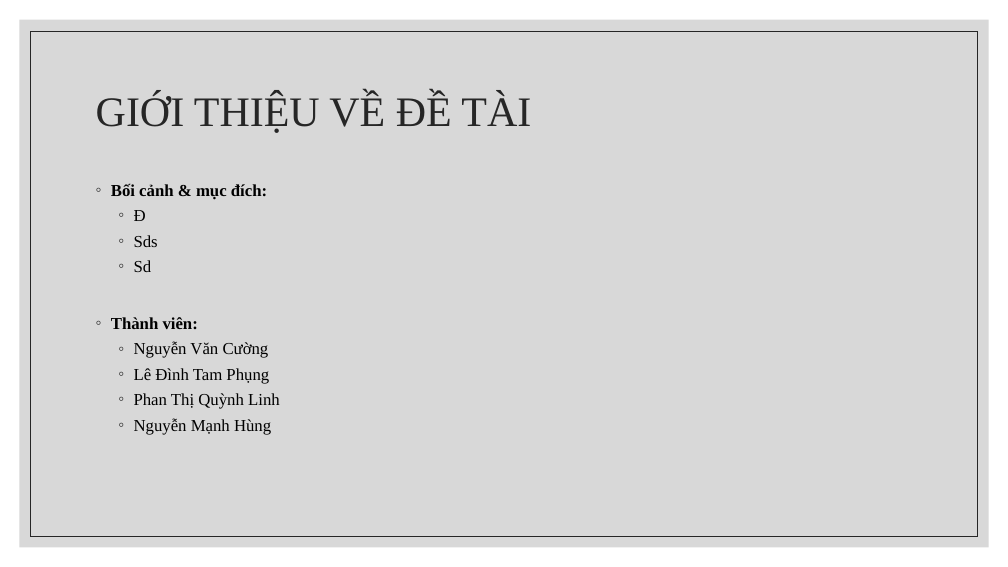
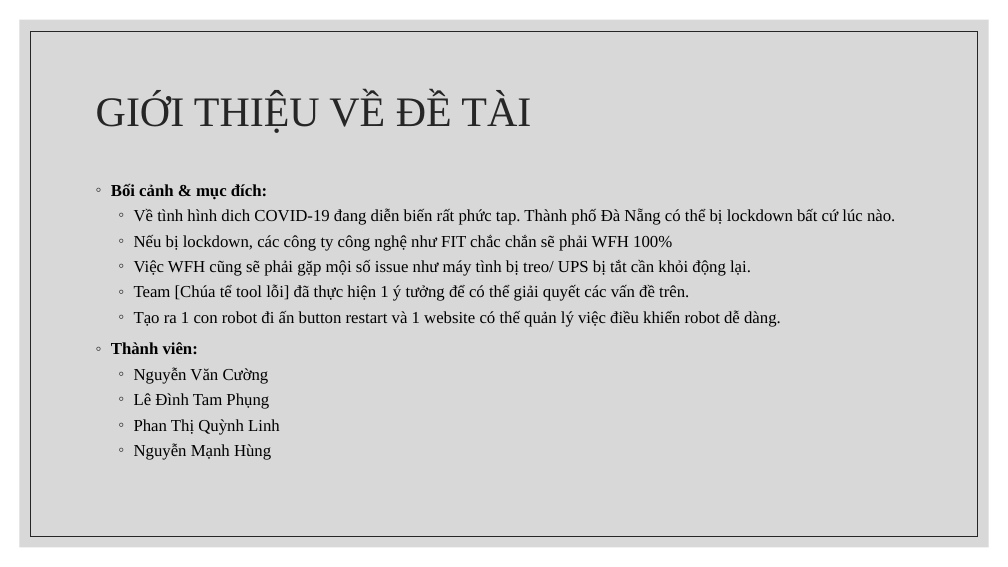
Before and after one commit to chet7h/restart_computer, a slide deck: slide 3 of Restart Computer.pptx. Drawn at 1008x567 pixels with LibreOffice and Linux fonts; fonts in the diff are those of the drawing. Boxes give left, top, right and bottom in pixels: in the first picture for what was removed or moved away, otherwise in the second. Text is boxed around its words. In the diff, an @@ line names an element or a change of style, - is before the commit and + after.

```diff
--- a/Restart Computer.pptx
+++ b/Restart Computer.pptx
@@ text at [134, 208, 895, 327]: text changed @@
-  ◦ Đ
-  ◦ Sds
-  ◦ Sd
+  ◦ Về tình hình dich COVID-19 đang diễn biến rất phức tap. Thành phố Đà Nẵng có thể bị lockdown bất cứ lúc nào.
+  ◦ Nếu bị lockdown, các công ty công nghệ như FIT chắc chắn sẽ phải WFH 100%
+  ◦ Việc WFH cũng sẽ phải gặp mội số issue như máy tình bị treo/ UPS bị tắt cần khỏi động lại.
+  ◦ Team [Chúa tể tool lỗi] đã thực hiện 1 ý tưởng để có thể giải quyết các vấn đề trên.
+  ◦ Tạo ra 1 con robot đi ấn button restart và 1 website có thế quản lý việc điều khiển robot dễ dàng.
```
Also in this commit, not shown: 3 other slides changed, 13 slides added.
